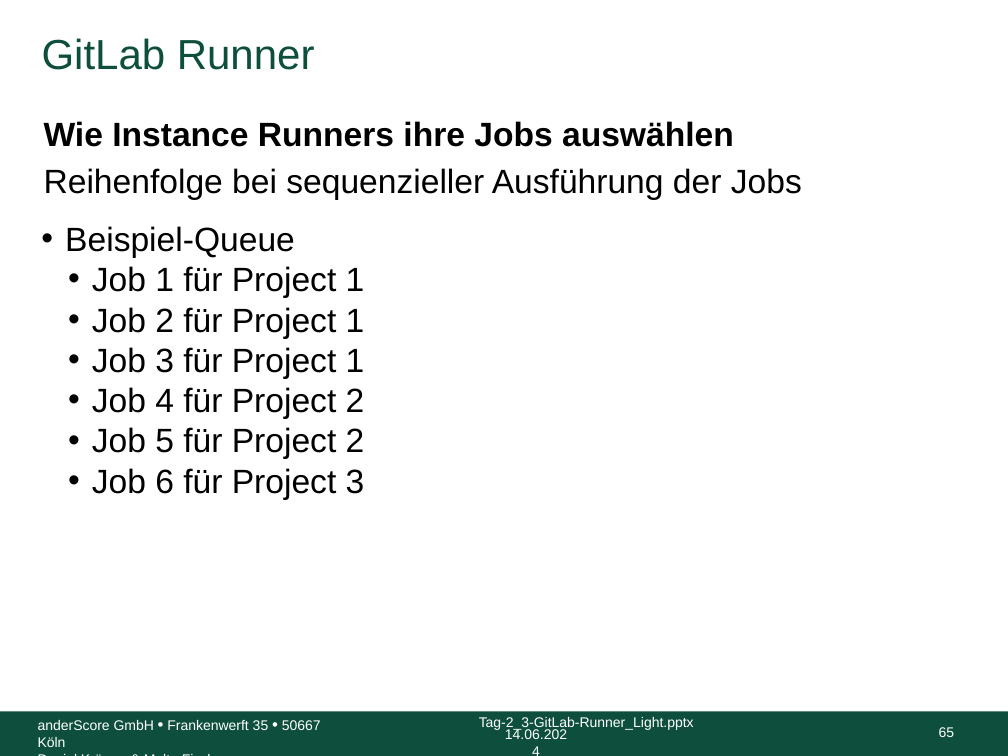
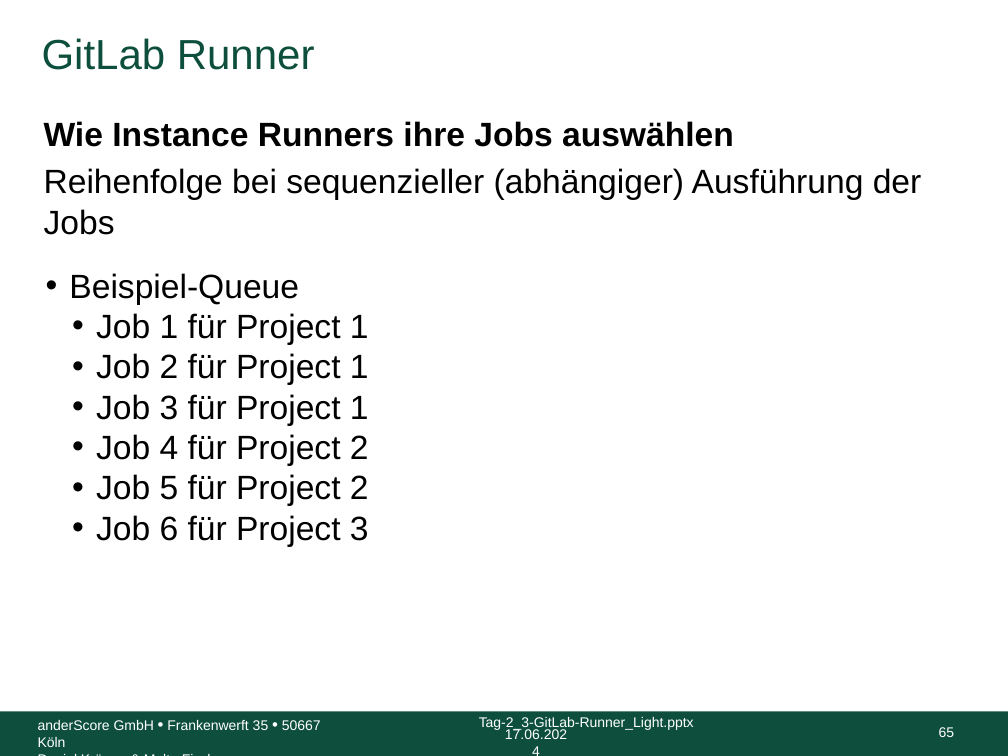
Before and after one commit to anderscore-gmbh/gitlab, a slide deck: slide 65 of slides/Tag-2_3-GitLab-Runner.pptx. Drawn at 1008x756 pixels with LibreOffice and Linux fonts; fonts in the diff are those of the drawing; background and template pictures are left out. Boxes give left, top, right and bottom in pixels: in the first picture for what was removed or moved away, otherwise in the second. Text is boxed around its words. In the diff, an @@ line names an element or a change of style, - is before the commit and + after.

```diff
--- a/slides/Tag-2_3-GitLab-Runner.pptx
+++ b/slides/Tag-2_3-GitLab-Runner.pptx
@@ text at bbox=[44, 168, 922, 235]: text changed @@
-Reihenfolge bei sequenzieller Ausführung der Jobs
+Reihenfolge bei sequenzieller (abhängiger) Ausführung der Jobs
@@ text "Beispiel-Queue": place and size @@
-text "Beispiel-Queue" at bbox=[65, 226, 365, 500]
+text "Beispiel-Queue" at bbox=[69, 273, 369, 547]
@@ text at bbox=[505, 729, 567, 739]: text changed @@
-14.06.2024
+17.06.2024
```
Also in this commit, not shown: 99 other slides changed, 4 other files.
